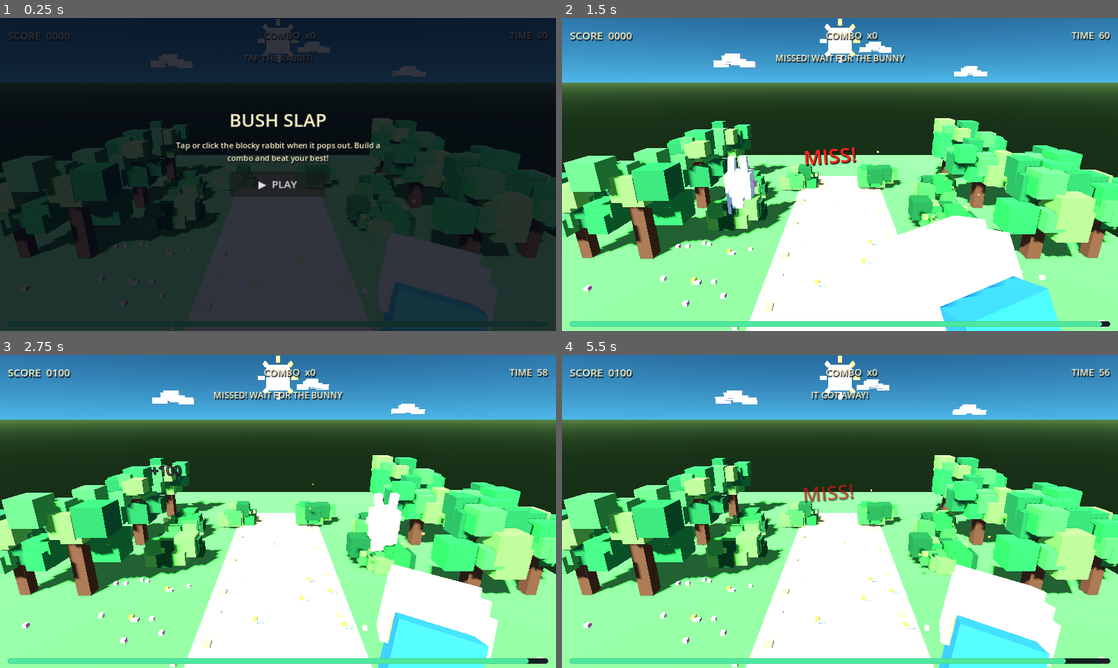
Above: before the commit, frames 1-4 (two rows, left to right).
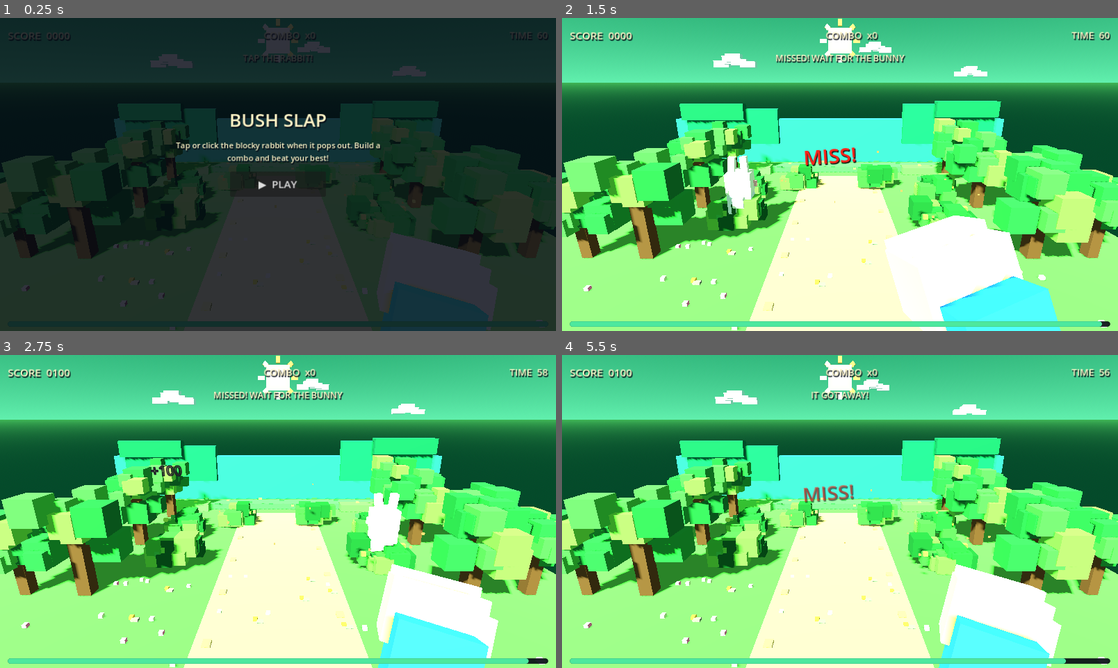
Above: after the commit, the same moments.

Repository: shaquib01/bush-slap
Game: Godot game, scene res://scenes/main.tscn
Two runs of this game, one before a commit and one after it. Both use one fixed random seed, a clock stepped at 60 frames per second and the inputs below.
Inputs (mouse positions are in pixels of both pictures, inside the frame that each line leads up to):
- Up to frame 1 (0.25 s): no input
- Up to frame 2 (1.5 s): click "▶ PLAY" at 0.5 s; tap Enter at 1.25, 1.35 s; move the mouse to (962, 158) at 1.27 s; click (962, 158) at 1.42 s
- Up to frame 3 (2.75 s): tap Space at 1.52, 2.27 s; move the mouse to (166, 527) at 2.02 s; tap Keypad Enter at 2.1 s; click (166, 527) at 2.17 s
- Up to frame 4 (5.5 s): move the mouse to (895, 442) at 2.77 s; tap Enter at 2.85, 4.35 s; click (895, 442) at 2.92 s; move the mouse to (812, 574) at 3.52 s; tap Keypad Enter at 3.6, 5.1 s; click (812, 574) at 3.67 s; tap Space at 3.77, 4.52, 5.27 s; move the mouse to (1006, 558) at 4.27 s; click (1006, 558) at 4.42 s; move the mouse to (673, 464) at 5.02 s; click (673, 464) at 5.17 s

The runs differ from the first frame. In frame 1, 5.3% of the frame differs, in the area x 20-80%, y 26-50%; in frame 2, 84%; in frame 3, 85%; in frame 4, 86%, in the area x 0-100%, y 0-100%.

Commit message:
Bring reference-board jungle palette and stepped pixel background into Godot

Diff:
--- a/godot/scripts/main.gd
+++ b/godot/scripts/main.gd
@@ -131,10 +131,27 @@
 	world_root = Node3D.new()
 	world_root.name = "VoxelGarden"
 	add_child(world_root)
-	_add_light(Vector3(-4, 9, 5), 2.0, Color(1.0, 0.84, 0.67))
-	_add_light(Vector3(5, 6, -3), 1.1, Color(0.35, 0.83, 1.0))
+	_add_light(Vector3(-4, 9, 5), 2.0, Color(1.0, 0.91, 0.72))
+	_add_light(Vector3(5, 6, -3), 1.1, Color(0.35, 0.93, 0.67))
+	# Reference-folder direction: bright mint-green jungle sky, stepped grass silhouettes,
+	# chunky canopy framing and high-contrast lime foliage rather than a generic blue sky.
+	_add_box(world_root, Vector3(0, 1.25, -9.1), Vector3(22, 3.4, 0.55), Color(0.13, 0.73, 0.43))
+	_add_box(world_root, Vector3(-7.1, 2.5, -8.8), Vector3(6.0, 2.3, 0.65), Color(0.04, 0.43, 0.30))
+	_add_box(world_root, Vector3(7.2, 2.65, -8.8), Vector3(6.0, 2.6, 0.65), Color(0.04, 0.46, 0.30))
+	_add_box(world_root, Vector3(-8.2, 3.5, -8.4), Vector3(4.0, 1.0, 0.7), Color(0.02, 0.35, 0.25))
+	_add_box(world_root, Vector3(8.2, 3.65, -8.4), Vector3(4.0, 1.0, 0.7), Color(0.02, 0.35, 0.25))
+	# Bright stepped grass shelves echo the chunky illustrated ground in the art board.
+	_add_box(world_root, Vector3(0, -0.08, -6.9), Vector3(21, 0.8, 1.0), Color(0.28, 0.82, 0.30))
+	_add_box(world_root, Vector3(-7.2, 0.15, -6.35), Vector3(6.0, 0.6, 0.9), Color(0.37, 0.91, 0.31))
+	_add_box(world_root, Vector3(7.0, 0.12, -6.25), Vector3(6.4, 0.55, 0.9), Color(0.34, 0.88, 0.28))
 	_add_box(world_root, Vector3(0, -0.42, -1.5), Vector3(20, 0.8, 19), Color(0.30, 0.62, 0.25))
 	_add_box(world_root, Vector3(0, -0.005, 2.0), Vector3(4.2, 0.06, 15), Color(0.72, 0.62, 0.40))
+	# Pixel highlights on the distant grass add depth without obscuring rabbit silhouettes.
+	for i in range(28):
+		var pixel_x := -9.0 + float(i) * 0.66
+		var pixel_y := 0.25 + float((i * 7) % 5) * 0.11
+		var pixel_color := Color(0.65, 1.0, 0.31) if i % 3 == 0 else Color(0.20, 0.70, 0.24)
+		_add_box(world_root, Vector3(pixel_x, pixel_y, -6.25), Vector3(0.18 + float(i % 3) * 0.07, 0.08, 0.08), pixel_color)
 	# Layered voxel trees frame the play area without hiding the target.
 	for x in [-8.0, -6.1, 6.1, 8.0]:
 		for z in [-5.0, -1.0, 3.0]:
@@ -192,14 +209,14 @@
 	environment.background_mode = Environment.BG_SKY
 	var sky := Sky.new()
 	var sky_mat := ProceduralSkyMaterial.new()
-	sky_mat.sky_top_color = Color(0.05, 0.18, 0.40)
-	sky_mat.sky_horizon_color = Color(0.30, 0.72, 0.91)
-	sky_mat.ground_bottom_color = Color(0.10, 0.19, 0.10)
-	sky_mat.ground_horizon_color = Color(0.35, 0.53, 0.28)
+	sky_mat.sky_top_color = Color(0.06, 0.55, 0.34)
+	sky_mat.sky_horizon_color = Color(0.38, 0.94, 0.68)
+	sky_mat.ground_bottom_color = Color(0.04, 0.29, 0.17)
+	sky_mat.ground_horizon_color = Color(0.25, 0.72, 0.34)
 	sky.sky_material = sky_mat
 	environment.sky = sky
 	environment.ambient_light_source = Environment.AMBIENT_SOURCE_COLOR
-	environment.ambient_light_color = Color(0.62, 0.76, 0.94)
+	environment.ambient_light_color = Color(0.72, 1.0, 0.78)
 	environment.ambient_light_energy = 0.65
 	env.environment = environment
 	add_child(env)
